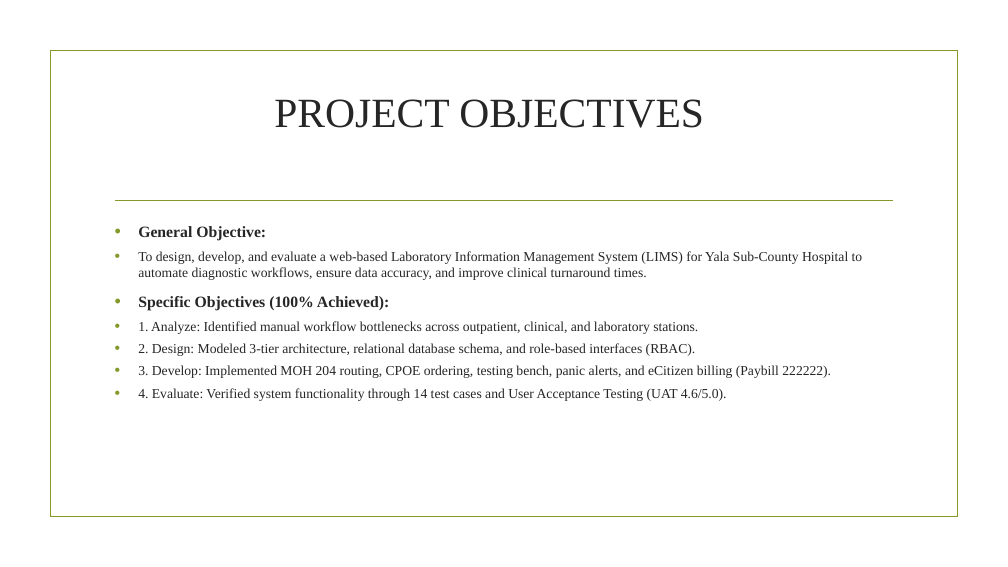
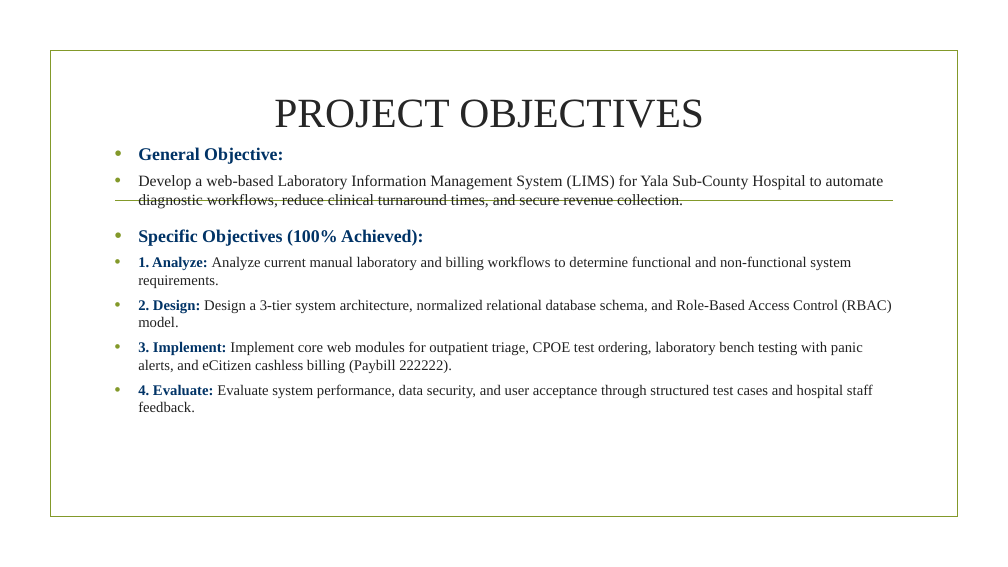
Before and after one commit to noliptical-web/Yala-LIMS, a slide deck: slide 5 of PROJECT_B_FINAL_PRESENTATION_OWUOR_COLLINS.pptx. Drawn at 1008x567 pixels with LibreOffice and Linux fonts; fonts in the diff are those of the drawing; background and template pictures are left out. Boxes give left, top, right and bottom in pixels: in the first picture for what was removed or moved away, otherwise in the second. Text is boxed around its words. In the diff, an @@ line names an element or a change of style, - is before the commit and + after.

```diff
--- a/PROJECT_B_FINAL_PRESENTATION_OWUOR_COLLINS.pptx
+++ b/PROJECT_B_FINAL_PRESENTATION_OWUOR_COLLINS.pptx
@@ text at <box>138,147,423,246</box>: size 15 to 17 pt, text colour #262626 to #003366 in "General Objective:", "Specific Objectives (100% Achieved):" @@
@@ text at <box>138,175,884,208</box>: text changed; size 13 to 15 pt; text colour #262626 to #222222 @@
-• To design, develop, and evaluate a web-based Laboratory Information Management System (LIMS) for Yala Sub-County Hospital to automate diagnostic workflows, ensure data accuracy, and improve clinical turnaround times.
+• Develop a web-based Laboratory Information Management System (LIMS) for Yala Sub-County Hospital to automate diagnostic workflows, reduce clinical turnaround times, and secure revenue collection.
@@ text at <box>138,256,892,412</box>: text changed; size 13 to 14 pt; text colour #262626 to #222222 @@
-• 1. Analyze: Identified manual workflow bottlenecks across outpatient, clinical, and laboratory stations.
-• 2. Design: Modeled 3-tier architecture, relational database schema, and role-based interfaces (RBAC).
-• 3. Develop: Implemented MOH 204 routing, CPOE ordering, testing bench, panic alerts, and eCitizen billing (Paybill 222222).
-• 4. Evaluate: Verified system functionality through 14 test cases and User Acceptance Testing (UAT 4.6/5.0).
+• 1. Analyze: Analyze current manual laboratory and billing workflows to determine functional and non-functional system requirements.
+• 2. Design: Design a 3-tier system architecture, normalized relational database schema, and Role-Based Access Control (RBAC) model.
+• 3. Implement: Implement core web modules for outpatient triage, CPOE test ordering, laboratory bench testing with panic alerts, and eCitizen cashless billing (Paybill 222222).
+• 4. Evaluate: Evaluate system performance, data security, and user acceptance through structured test cases and hospital staff feedback.
```
Also in this commit, not shown: 1 other slide changed, 6 other files.
